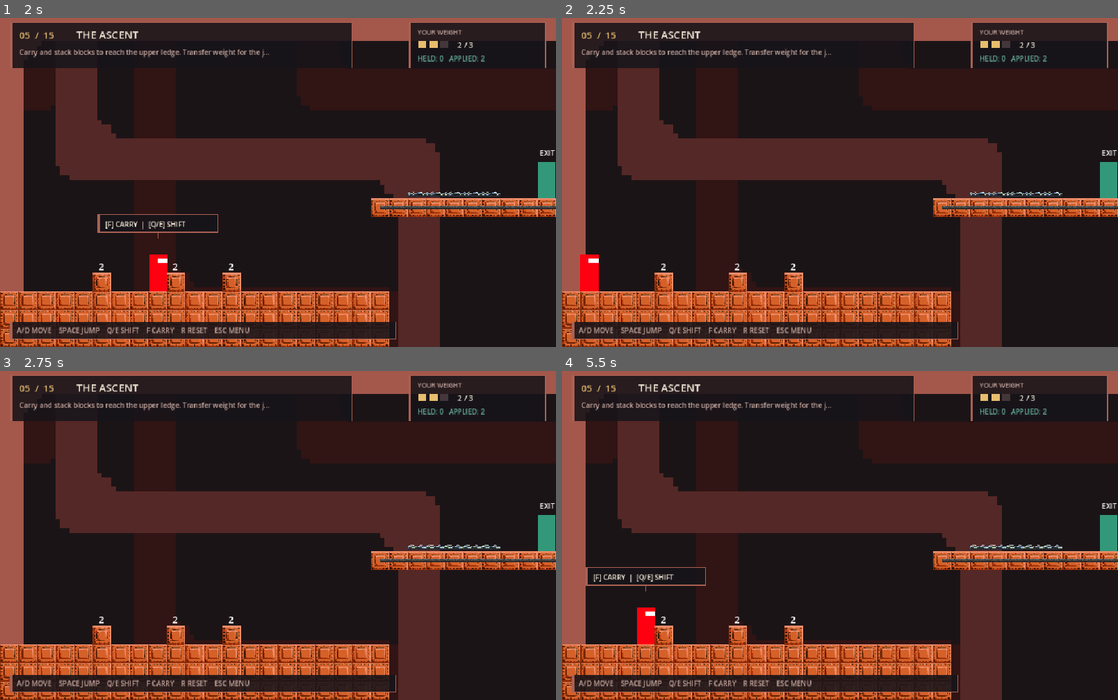
Above: before the commit, frames 1-4 (two rows, left to right).
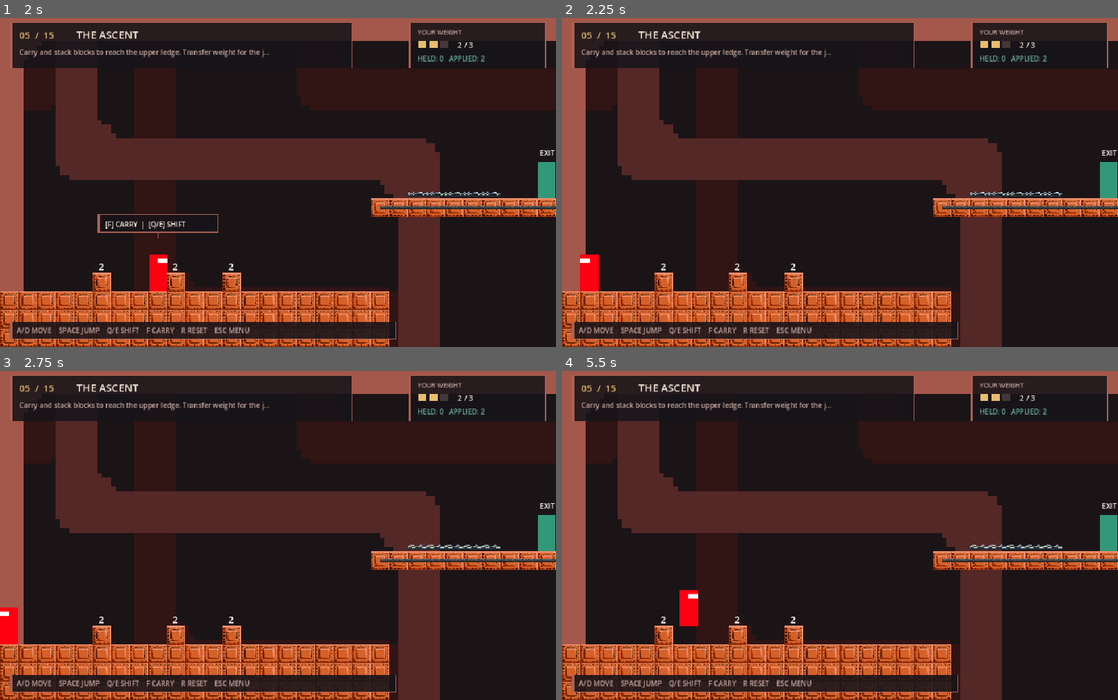
Above: after the commit, the same moments.

Repository: Flerffy/counterweight
Game: Godot game, scene res://Scenes/Levels/level_05.tscn
Same seed, same stepped clock (60 frames per second), same inputs: the game is played once before the commit and once after it. This scene is started directly instead of the project's main scene.
Inputs:
- Up to frame 1 (2 s): tap Enter at 0.5 s; hold D (move_right) from 0.53 s (still down); tap F (carry) at 0.6 s; tap Space (jump) at 0.77, 1.52 s; tap Q (give_weight) at 1.35 s
- Up to frame 2 (2.25 s): tap R (reset_room) at 2 s; release D (move_right) at 2.03 s; hold A (move_left) from 2.03 s (still down); hold E (take_weight) from 2.03 s (still down)
- Up to frame 3 (2.75 s): keep holding A (move_left); keep holding E (take_weight)
- Up to frame 4 (5.5 s): release A (move_left) at 2.78 s; release E (take_weight) at 2.78 s; hold D (move_right) 2.78-4.28 s; tap F (carry) at 2.85, 5.1 s; tap Space (jump) at 3.02, 3.77, 4.52 s; hold Q (give_weight) 3.53-4.28 s; hold A (move_left) 4.28-5.03 s; tap E (take_weight) at 4.35 s; hold D (move_right) from 5.03 s (still down)

Frame 1 is identical in both runs. In frame 2, less than 0.1% of the frame differs, in the area x 3-7%, y 72-75%; in frame 3, 0.4%; in frame 4, 1.1%, in the area x 4-26%, y 59-84%.

Commit message:
added sfx and fixed level bounding and death managment.

Diff:
--- a/Scripts/Components/carry_component.gd
+++ b/Scripts/Components/carry_component.gd
@@ -129,6 +129,7 @@
     carried_body.collision_mask = 0
 
     carried_body.global_position = carry_point.global_position
+    SoundManager.play_manipulation()
 
     if debug_logging:
         print("Picked up: ", carried_body.name)
@@ -182,6 +183,7 @@
     carried_body.collision_mask = original_collision_mask
     carried_body.freeze = false
     carried_body.sleeping = false
+    SoundManager.play_manipulation()
 
     if debug_logging:
         print("Dropped: ", carried_body.name)
--- a/Scripts/Devices/pressure_plate.gd
+++ b/Scripts/Devices/pressure_plate.gd
@@ -126,6 +126,9 @@
 
     is_active = should_activate
 
+    if is_active:
+        SoundManager.play_button_press()
+
     _update_visual()
     activation_changed.emit(is_active)
 
--- a/Scripts/Devices/weighted_door.gd
+++ b/Scripts/Devices/weighted_door.gd
@@ -58,8 +58,11 @@
 ## Opens or closes the door.
 ## Called by puzzle mechanisms when their activation state changes.
 func set_open(open: bool) -> void:
+    if is_open == open:
+        return
     is_open = open
     _update_door()
+    SoundManager.play_door(open)
 
 
 # -----------------------------------------------------------------------------
--- a/Scripts/Levels/level_room.gd
+++ b/Scripts/Levels/level_room.gd
@@ -14,17 +14,70 @@
 @export_multiline var hint: String = ""
 @export_file("*.tscn") var next_scene: String = ""
 
+@export var enable_boundaries: bool = true ## Invisible walls at the camera's world edges.
+@export var pit_reset_margin: float = 128.0 ## Pixels below camera bottom before a fall resets the room.
+
+@onready var player_body: CharacterBody2D = $Player
+@onready var camera: Camera2D = $Camera2D
 @onready var player_interaction: PlayerInteraction = $Player/PlayerInteraction
 @onready var balance_controller: BalanceController = $BalanceController
 @onready var exit: LevelExit = $Exit
 @onready var hud: GameHUD = $HUD/GameHUD
 var pause_layer: CanvasLayer
+var fall_reset_triggered: bool = false
 
 func _ready() -> void:
     player_interaction.balance_controller = balance_controller
     exit.reached.connect(_on_exit_reached)
     hud.setup(level_number, level_title, hint)
     GameState.enter_level(level_number)
+    if enable_boundaries:
+        _create_level_boundaries()
+    SoundManager.start_room_ambience()
+
+func _exit_tree() -> void:
+    SoundManager.stop_room_ambience()
+
+func _physics_process(_delta: float) -> void:
+    # Reset automatically if a gap has no explicit hazard trigger.
+    if not fall_reset_triggered and player_body.global_position.y > camera.limit_bottom + pit_reset_margin:
+        fall_reset_triggered = true
+        get_tree().call_deferred("reload_current_scene")
+
+## Invisible side walls and ceiling keep the player and physics blocks in bounds.
+## The bottom intentionally stays open so falling still resets the room.
+func _create_level_boundaries() -> void:
+    var left: float = float(camera.limit_left)
+    var right: float = float(camera.limit_right)
+    var top: float = float(camera.limit_top)
+    var bottom: float = float(camera.limit_bottom)
+    var world_width: float = right - left
+    var world_height: float = bottom - top
+    if world_width <= 0.0 or world_height <= 0.0:
+        push_warning("Level has invalid camera bounds; barriers not created.")
+        return
+
+    var bounds: Node2D = Node2D.new()
+    bounds.name = "LevelBounds"
+    add_child(bounds)
+    var wall_height: float = world_height + pit_reset_margin + 192.0
+    var mid_y: float = (top + bottom + pit_reset_margin) * 0.5
+    _add_boundary(bounds, "LeftWall", Vector2(left - 16.0, mid_y), Vector2(32.0, wall_height))
+    _add_boundary(bounds, "RightWall", Vector2(right + 16.0, mid_y), Vector2(32.0, wall_height))
+    _add_boundary(bounds, "Ceiling", Vector2((left + right) * 0.5, top - 96.0), Vector2(world_width + 64.0, 64.0))
+
+func _add_boundary(parent: Node2D, boundary_name: String, at: Vector2, size: Vector2) -> void:
+    var body: StaticBody2D = StaticBody2D.new()
+    body.name = boundary_name
+    body.position = at
+    body.collision_layer = 1
+    parent.add_child(body)
+
+    var shape_node: CollisionShape2D = CollisionShape2D.new()
+    var rectangle: RectangleShape2D = RectangleShape2D.new()
+    rectangle.size = size
+    shape_node.shape = rectangle
+    body.add_child(shape_node)
 
 func _unhandled_input(event: InputEvent) -> void:
     if event.is_echo():
--- a/Scripts/Player/player.gd
+++ b/Scripts/Player/player.gd
@@ -35,6 +35,23 @@
 # NODE REFERENCES
 # -----------------------------------------------------------------------------
 @onready var weight_component: WeightComponent = $WeightComponent
+@onready var player_sprite: Sprite2D = $Sprite2D
+
+const WHEEL_SOUND: AudioStreamWAV = preload("res://Audio/SFX/Wheel_sound.wav")
+var wheel_player: AudioStreamPlayer
+
+func _ready() -> void:
+    # Duplicate the WAV before modifying its loop setting: the imported asset
+    # stays unchanged and each player instance owns its playback resource.
+    var wheel_loop: AudioStreamWAV = WHEEL_SOUND.duplicate() as AudioStreamWAV
+    wheel_loop.loop_mode = AudioStreamWAV.LOOP_FORWARD
+
+    wheel_player = AudioStreamPlayer.new()
+    wheel_player.name = "WheelAudio"
+    wheel_player.bus = &"SFX"
+    wheel_player.volume_db = -6.0
+    wheel_player.stream = wheel_loop
+    add_child(wheel_player)
 
 
 # -----------------------------------------------------------------------------
@@ -56,7 +73,20 @@
 
     velocity.x = direction * move_speed
 
+    if direction > 0.0:
+        player_sprite.flip_h = false
+    elif direction < 0.0:
+        player_sprite.flip_h = true
+    # Keep the last facing direction when idle.
+
     move_and_slide()
+
+    # Wheel audio runs only while moving on the ground, never in midair.
+    var should_roll: bool = not is_zero_approx(direction) and is_on_floor()
+    if should_roll and not wheel_player.playing:
+        wheel_player.play()
+    elif not should_roll and wheel_player.playing:
+        wheel_player.stop()
 
 
 # -----------------------------------------------------------------------------
--- a/Scripts/Player/player_interaction.gd
+++ b/Scripts/Player/player_interaction.gd
@@ -115,6 +115,8 @@
             return
 
     var successful: bool = balance_controller.transfer_weight(source, receiver)
+    if successful:
+        SoundManager.play_manipulation()
     if debug_logging:
         if successful:
             print("Transfer: ", source.get_parent().name,
--- /dev/null
+++ b/Scripts/Systems/sound_manager.gd
@@ -0,0 +1,94 @@
+extends Node
+
+# =============================================================================
+# SOUND MANAGER
+# =============================================================================
+# Short one-shots and occasional environment sounds across all puzzle rooms.
+# Routed to SFX so existing Options sliders control these independently of BGM.
+# MusicManager owns the continuous soundtrack.
+# =============================================================================
+
+const BUTTON_STEP: AudioStream = preload("res://Audio/SFX/Step_sound.wav")
+const DOOR_OPEN: AudioStream = preload("res://Audio/SFX/Door_Open_sound.wav")
+const DOOR_CLOSE: AudioStream = preload("res://Audio/SFX/Door_Close_sound.wav")
+const ROBOT_HAND: AudioStream = preload("res://Audio/SFX/Robot_Hand_sound.wav")
+const STEAM: AudioStream = preload("res://Audio/SFX/Steam_sound.wav")
+const AMBIENCE = [
+    preload("res://Audio/SFX/ambience_sound_1.wav"),
+    preload("res://Audio/SFX/ambience_sound_2.wav"),
+    preload("res://Audio/SFX/ambience_sound_3.wav"),
+    preload("res://Audio/SFX/ambience_sound_4.wav"),
+    preload("res://Audio/SFX/ambience_sound_5.wav"),
+    preload("res://Audio/SFX/ambience_sound_6.wav"),
+    preload("res://Audio/SFX/ambience_sound_7.wav"),
+]
+
+const VOICE_COUNT: int = 6
+const AMBIENCE_MIN_DELAY: float = 10.0
+const AMBIENCE_MAX_DELAY: float = 19.0
+
+var voices: Array[AudioStreamPlayer] = []
+var ambience_player: AudioStreamPlayer
+var ambience_timer: Timer
+var ambience_enabled: bool = false
+
+func _ready() -> void:
+    process_mode = Node.PROCESS_MODE_ALWAYS
+
+    for i: int in range(VOICE_COUNT):
+        var voice: AudioStreamPlayer = AudioStreamPlayer.new()
+        voice.name = "OneShot%02d" % i
+        voice.bus = &"SFX"
+        add_child(voice)
+        voices.append(voice)
+
+    ambience_player = AudioStreamPlayer.new()
+    ambience_player.name = "RoomAmbience"
+    ambience_player.bus = &"SFX"
+    ambience_player.volume_db = -14.0
+    add_child(ambience_player)
+
+    ambience_timer = Timer.new()
+    ambience_timer.name = "AmbienceTimer"
+    ambience_timer.one_shot = true
+    ambience_timer.process_mode = Node.PROCESS_MODE_PAUSABLE
+    ambience_timer.timeout.connect(_on_ambience_timer_timeout)
+    add_child(ambience_timer)
+
+## Plays a short sound without cutting off unrelated effects.
+func play_one_shot(sound: AudioStream, gain_db: float = 0.0) -> void:
+    for voice: AudioStreamPlayer in voices:
+        if not voice.playing:
+            voice.stream = sound
+            voice.volume_db = gain_db
+            voice.play()
+            return
+    # Cap polyphony instead of interrupting an existing sound.
+
+func play_button_press() -> void:
+    play_one_shot(BUTTON_STEP, -2.0)
+
+func play_door(opened: bool) -> void:
+    play_one_shot(DOOR_OPEN if opened else DOOR_CLOSE, -3.0)
+
+func play_manipulation() -> void:
+    play_one_shot(ROBOT_HAND, -5.0)
+
+## Called when a level starts; no ambience plays in the main menu.
+func start_room_ambience() -> void:
+    ambience_enabled = true
+    ambience_timer.start(randf_range(AMBIENCE_MIN_DELAY, AMBIENCE_MAX_DELAY))
+
+func stop_room_ambience() -> void:
+    ambience_enabled = false
+    ambience_timer.stop()
+    ambience_player.stop()
+
+func _on_ambience_timer_timeout() -> void:
+    if not ambience_enabled:
+        return
+    # Occasionally use the steam hiss; other events sample seven room sounds.
+    var selected: int = randi_range(0, AMBIENCE.size())
+    ambience_player.stream = STEAM if selected == AMBIENCE.size() else AMBIENCE[selected]
+    ambience_player.play()
+    ambience_timer.start(randf_range(AMBIENCE_MIN_DELAY, AMBIENCE_MAX_DELAY))
--- a/project.godot
+++ b/project.godot
@@ -19,6 +19,7 @@
 
 GameState="*res://Scripts/Systems/game_state.gd"
 MusicManager="*res://Scripts/Systems/music_manager.gd"
+SoundManager="*res://Scripts/Systems/sound_manager.gd"
 
 [audio]
 
Not shown, added: Audio/SFX/Door_Close_sound.wav
Not shown, added: Audio/SFX/Door_Open_sound.wav
Not shown, added: Audio/SFX/Robot_Hand_sound.wav
Not shown, added: Audio/SFX/Steam_sound.wav
Not shown, added: Audio/SFX/Step_sound.wav
Not shown, added: Audio/SFX/Wheel_sound.wav
Not shown, added: Audio/SFX/ambience_sound_1.wav
Not shown, added: Audio/SFX/ambience_sound_2.wav
Not shown, added: Audio/SFX/ambience_sound_3.wav
Not shown, added: Audio/SFX/ambience_sound_4.wav
Not shown, added: Audio/SFX/ambience_sound_5.wav
Not shown, added: Audio/SFX/ambience_sound_6.wav
(and 2 more such lines)
